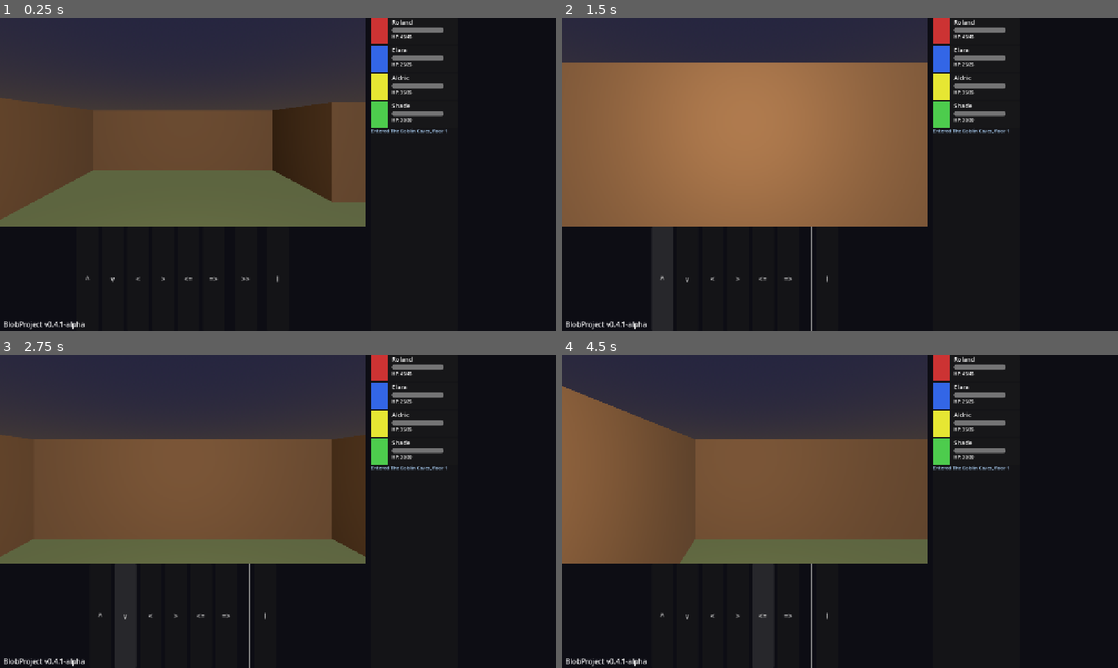
Above: before the commit, frames 1-4 (two rows, left to right).
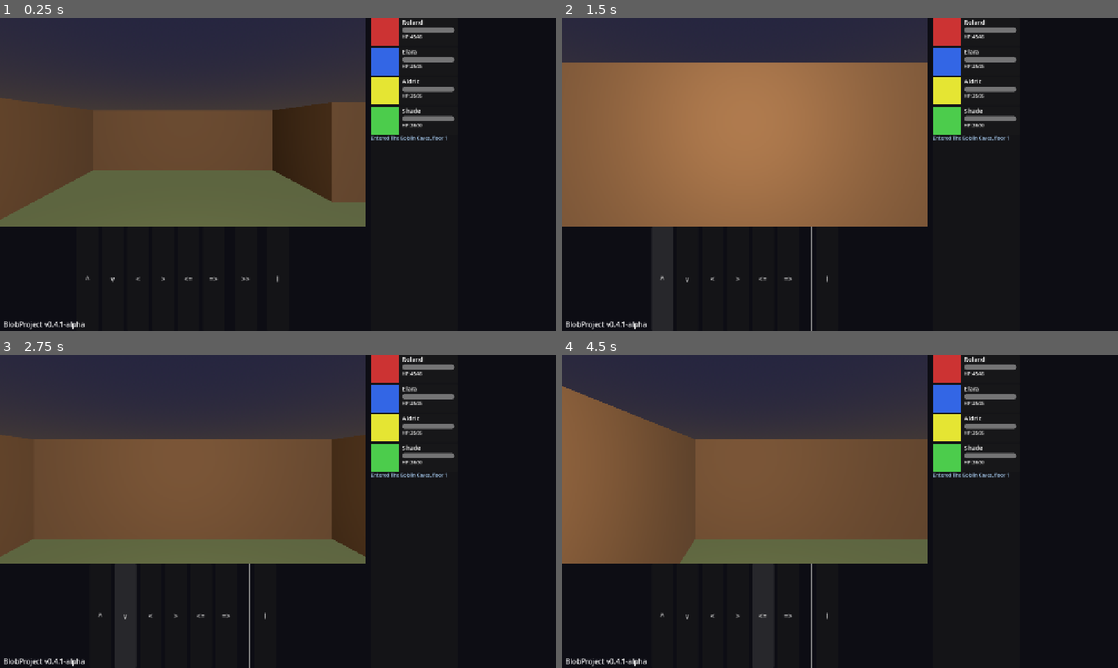
Above: after the commit, the same moments.

Repository: drax-xard/BlobProject
Game: Godot game, scene res://scenes/main.tscn
Two runs of this game, one before a commit and one after it. Both use one fixed random seed, a clock stepped at 60 frames per second and the inputs below.
Inputs:
- Up to frame 1 (0.25 s): no input
- Up to frame 2 (1.5 s): click "^" at 0.5 s; click "^" at 1.25 s
- Up to frame 3 (2.75 s): click "v" at 2 s
- Up to frame 4 (4.5 s): click "<" at 2.75 s; click ">" at 3.5 s; click "<=" at 4.25 s

The runs differ from the first frame. In frame 1, 2.1% of the frame differs, in the area x 66-82%, y 0-40%; in frame 2, 2.1%; in frame 3, 2.1%; in frame 4, 2.1%.
Error after the commit: Invalid call. Nonexistent function 'draw_string' in base 'Image'. (res://scripts/core/resource_loader.gd:34)

Commit message:
feat: ResourceLoader framework for pack-based assets (Task 5.1-5.3)
- Add ResLoader static class (scripts/core/resource_loader.gd):
  - load_texture/load_audio/load_scene with per-pack resolution
  - Cached access via get_or_load()
  - Placeholder generation for missing resources (colored rectangles
    with 'MISSING' label for textures, silent AudioStream for audio)
  - Pack manifest loading and asset list queries
  - Cache management (clear_cache, clear_pack)

- Update pack.json with full asset declarations (18 textures, 12 audio)

- Create pack assets directory structure:
  packs/base/assets/{textures,audio,scenes}/

- Wire ResLoader into GridWorld: special tile markers (stairs, chest)
  now attempt to load textures from pack, fall back to colored boxes

- Wire ResLoader into PartyDisplay: portraits now attempt to load
  class-specific textures (portrait_warrior.png etc), fall back to
  colored rectangles

- Update DEVELOPMENT_PLAN.md: Phase 5 expanded to include resource
  loader framework (Tasks 5.1-5.3), save/load shifted to 5.4-5.5

Diff:
--- a/packs/base/pack.json
+++ b/packs/base/pack.json
@@ -4,5 +4,42 @@
   "version": "0.1.0",
   "description": "Core game content for BlobProject",
   "author": "BlobProject Team",
-  "dependencies": []
+  "dependencies": [],
+  "assets": {
+    "textures": [
+      "wall_stone.png",
+      "wall_brick.png",
+      "floor_stone.png",
+      "floor_wood.png",
+      "stairs_up.png",
+      "stairs_down.png",
+      "chest_closed.png",
+      "chest_open.png",
+      "door_closed.png",
+      "door_open.png",
+      "portrait_warrior.png",
+      "portrait_mage.png",
+      "portrait_rogue.png",
+      "portrait_cleric.png",
+      "enemy_goblin.png",
+      "enemy_skeleton.png",
+      "enemy_slime.png",
+      "ui_frame.png"
+    ],
+    "audio": [
+      "music_explore.ogg",
+      "music_combat.ogg",
+      "music_menu.ogg",
+      "sfx_step.wav",
+      "sfx_sword_hit.wav",
+      "sfx_magic_cast.wav",
+      "sfx_chest_open.wav",
+      "sfx_door_open.wav",
+      "sfx_potion_use.wav",
+      "sfx_level_up.wav",
+      "amb_cave.ogg",
+      "amb_forest.ogg"
+    ],
+    "scenes": []
+  }
 }
--- /dev/null
+++ b/scripts/core/resource_loader.gd
@@ -0,0 +1,133 @@
+class_name ResLoader
+extends RefCounted
+
+const PACKS_PATH := "res://packs"
+
+static var _cache: Dictionary = {}
+static var _pack_manifests: Dictionary = {}
+
+# --- Texture ---
+
+static func load_texture(pack_id: String, path: String) -> Texture2D:
+	var key := "texture:%s:%s" % [pack_id, path]
+	if _cache.has(key):
+		return _cache[key] as Texture2D
+	var tex: Texture2D = _try_load_texture(pack_id, path)
+	if not tex:
+		tex = _create_placeholder_texture(path)
+		DebugLog.warn("ResLoader: Missing texture '%s/%s', using placeholder" % [pack_id, path])
+	else:
+		DebugLog.info("ResLoader: Loaded texture '%s/%s'" % [pack_id, path])
+	_cache[key] = tex
+	return tex
+
+static func _try_load_texture(pack_id: String, path: String) -> Texture2D:
+	var res_path := "%s/%s/assets/textures/%s" % [PACKS_PATH, pack_id, path]
+	if ResourceLoader.exists(res_path):
+		return load(res_path) as Texture2D
+	return null
+
+static func _create_placeholder_texture(label: String) -> ImageTexture:
+	var img := Image.create(64, 64, false, Image.FORMAT_RGBA8)
+	img.fill(Color(1.0, 0.0, 1.0, 1.0))
+	var font := ThemeDB.fallback_font
+	img.draw_string(font, Vector2i(4, 30), "MISSING", HORIZONTAL_ALIGNMENT_CENTER, -1, 12, Color.WHITE)
+	img.draw_string(font, Vector2i(4, 46), label.get_file().get_basename().substr(0, 8), HORIZONTAL_ALIGNMENT_CENTER, -1, 10, Color.WHITE)
+	return ImageTexture.create_from_image(img)
+
+# --- Audio ---
+
+static func load_audio(pack_id: String, path: String) -> AudioStream:
+	var key := "audio:%s:%s" % [pack_id, path]
+	if _cache.has(key):
+		return _cache[key] as AudioStream
+	var stream: AudioStream = _try_load_audio(pack_id, path)
+	if not stream:
+		stream = _create_placeholder_audio()
+		DebugLog.warn("ResLoader: Missing audio '%s/%s', using placeholder" % [pack_id, path])
+	else:
+		DebugLog.info("ResLoader: Loaded audio '%s/%s'" % [pack_id, path])
+	_cache[key] = stream
+	return stream
+
+static func _try_load_audio(pack_id: String, path: String) -> AudioStream:
+	var res_path := "%s/%s/assets/audio/%s" % [PACKS_PATH, pack_id, path]
+	if ResourceLoader.exists(res_path):
+		return load(res_path) as AudioStream
+	return null
+
+static func _create_placeholder_audio() -> AudioStream:
+	return AudioStream.new()
+
+# --- Scene ---
+
+static func load_scene(pack_id: String, path: String) -> PackedScene:
+	var key := "scene:%s:%s" % [pack_id, path]
+	if _cache.has(key):
+		return _cache[key] as PackedScene
+	var res_path := "%s/%s/assets/scenes/%s" % [PACKS_PATH, pack_id, path]
+	if ResourceLoader.exists(res_path):
+		var scene: PackedScene = load(res_path)
+		_cache[key] = scene
+		DebugLog.info("ResLoader: Loaded scene '%s/%s'" % [pack_id, path])
+		return scene
+	DebugLog.warn("ResLoader: Missing scene '%s/%s'" % [pack_id, path])
+	return null
+
+# --- Generic cached access ---
+
+static func get_or_load(type: String, pack_id: String, path: String) -> Resource:
+	match type:
+		"texture":
+			return load_texture(pack_id, path)
+		"audio":
+			return load_audio(pack_id, path)
+		"scene":
+			return load_scene(pack_id, path)
+		_:
+			DebugLog.warn("ResLoader: Unknown resource type '%s'" % type)
+			return null
+
+# --- Pack manifest ---
+
+static func load_pack_manifest(pack_id: String) -> Dictionary:
+	if _pack_manifests.has(pack_id):
+		return _pack_manifests[pack_id]
+	var manifest_path := "%s/%s/pack.json" % [PACKS_PATH, pack_id]
+	var file := FileAccess.open(manifest_path, FileAccess.READ)
+	if not file:
+		DebugLog.warn("ResLoader: Could not open pack.json for '%s'" % pack_id)
+		return {}
+	var json := JSON.new()
+	var error := json.parse(file.get_as_text())
+	if error != OK:
+		DebugLog.error("ResLoader: JSON parse error in %s/pack.json: %s" % [pack_id, json.get_error_message()])
+		return {}
+	var data: Dictionary = json.data
+	_pack_manifests[pack_id] = data
+	return data
+
+static func get_asset_list(pack_id: String) -> Dictionary:
+	var manifest := load_pack_manifest(pack_id)
+	return manifest.get("assets", {})
+
+static func has_asset(pack_id: String, type: String, path: String) -> bool:
+	var assets := get_asset_list(pack_id)
+	var list: Array = assets.get(type, [])
+	return path in list
+
+# --- Cache management ---
+
+static func clear_cache() -> void:
+	_cache.clear()
+
+static func clear_pack(pack_id: String) -> void:
+	var keys_to_remove: Array[String] = []
+	for key in _cache:
+		if key.ends_with(":%s:" % pack_id) or (":" in key and key.split(":")[1] == pack_id):
+			keys_to_remove.append(key)
+	for key in keys_to_remove:
+		_cache.erase(key)
+
+static func get_cache_size() -> int:
+	return _cache.size()
--- a/scripts/ui/party_display.gd
+++ b/scripts/ui/party_display.gd
@@ -15,9 +15,10 @@
 		panel.custom_minimum_size = Vector2(0, 60)
 		var hbox := HBoxContainer.new()
 		hbox.add_theme_constant_override("separation", 8)
-		var portrait := ColorRect.new()
+		var portrait := TextureRect.new()
 		portrait.custom_minimum_size = Vector2(40, 40)
-		portrait.color = _get_portrait_color(i)
+		portrait.stretch_mode = TextureRect.STRETCH_KEEP_ASPECT_COVERED
+		_set_portrait_texture(portrait, i)
 		hbox.add_child(portrait)
 		var info := VBoxContainer.new()
 		info.add_theme_constant_override("separation", 2)
@@ -40,16 +41,25 @@
 		add_child(panel)
 		member_containers.append(panel)
 
-func _get_portrait_color(index: int) -> Color:
+func _set_portrait_texture(portrait: TextureRect, index: int) -> void:
 	var colors := [
 		Color(0.8, 0.2, 0.2),
 		Color(0.2, 0.4, 0.9),
 		Color(0.9, 0.9, 0.2),
 		Color(0.3, 0.8, 0.3),
 	]
-	if index < colors.size():
-		return colors[index]
-	return Color.GRAY
+	var fallback_color: Color = colors[index] if index < colors.size() else Color.GRAY
+	if index < GameManager.party.size():
+		var member := GameManager.party[index]
+		var class_id: String = member.get("class_id", "")
+		if not class_id.is_empty():
+			var tex := ResLoader.load_texture("base", "portrait_%s.png" % class_id)
+			if tex:
+				portrait.texture = tex
+				return
+	var img := Image.create(64, 64, false, Image.FORMAT_RGBA8)
+	img.fill(fallback_color)
+	portrait.texture = ImageTexture.create_from_image(img)
 
 func _on_party_changed() -> void:
 	_refresh_all()
@@ -68,10 +78,12 @@
 	panel.visible = true
 	var member := GameManager.party[index]
 	var hbox := panel.get_child(0) as HBoxContainer
+	var portrait := hbox.get_child(0) as TextureRect
 	var info := hbox.get_child(1) as VBoxContainer
 	var name_label := info.get_child(0) as Label
 	var hp_bar := info.get_child(1) as ProgressBar
 	var hp_label := info.get_child(2) as Label
+	_set_portrait_texture(portrait, index)
 	name_label.text = member["name"]
 	hp_bar.max_value = member["max_hp"]
 	hp_bar.value = member["hp"]
--- a/scripts/world/grid_world.gd
+++ b/scripts/world/grid_world.gd
@@ -134,11 +134,12 @@
 				add_child(floor_tile)
 				_dynamic_children.append(floor_tile)
 				if cell == DungeonGenerator.CELL_STAIRS_DOWN or cell == DungeonGenerator.CELL_STAIRS_UP:
-					var marker := _create_tile_marker(pos, Color(0.2, 0.8, 0.2))
+					var tex_path := "stairs_down.png" if cell == DungeonGenerator.CELL_STAIRS_DOWN else "stairs_up.png"
+					var marker := _create_tile_marker(pos, Color(0.2, 0.8, 0.2), tex_path)
 					add_child(marker)
 					_dynamic_children.append(marker)
 				elif cell == DungeonGenerator.CELL_CHEST:
-					var marker := _create_tile_marker(pos, Color(0.9, 0.7, 0.1))
+					var marker := _create_tile_marker(pos, Color(0.9, 0.7, 0.1), "chest_closed.png")
 					add_child(marker)
 					_dynamic_children.append(marker)
 
@@ -322,14 +323,22 @@
 		DungeonGenerator.CELL_STAIRS_UP:
 			_transition_to_previous_floor()
 
-func _create_tile_marker(world_pos: Vector3, color: Color) -> MeshInstance3D:
+func _create_tile_marker(world_pos: Vector3, color: Color, texture_path: String = "") -> MeshInstance3D:
 	var marker := MeshInstance3D.new()
 	var box := BoxMesh.new()
 	box.size = Vector3(CELL_SIZE * 0.6, 0.2, CELL_SIZE * 0.6)
 	marker.mesh = box
 	marker.position = world_pos + Vector3(0.0, 0.05, 0.0)
 	var mat := StandardMaterial3D.new()
-	mat.albedo_color = color
+	if not texture_path.is_empty():
+		var tex := ResLoader.load_texture("base", texture_path)
+		if tex:
+			mat.albedo_texture = tex
+			mat.transparency = BaseMaterial3D.TRANSPARENCY_ALPHA
+		else:
+			mat.albedo_color = color
+	else:
+		mat.albedo_color = color
 	mat.emission_enabled = true
 	mat.emission = color
 	mat.emission_energy_multiplier = 0.5
Not shown, changed: docs/DEVELOPMENT_PLAN.md
